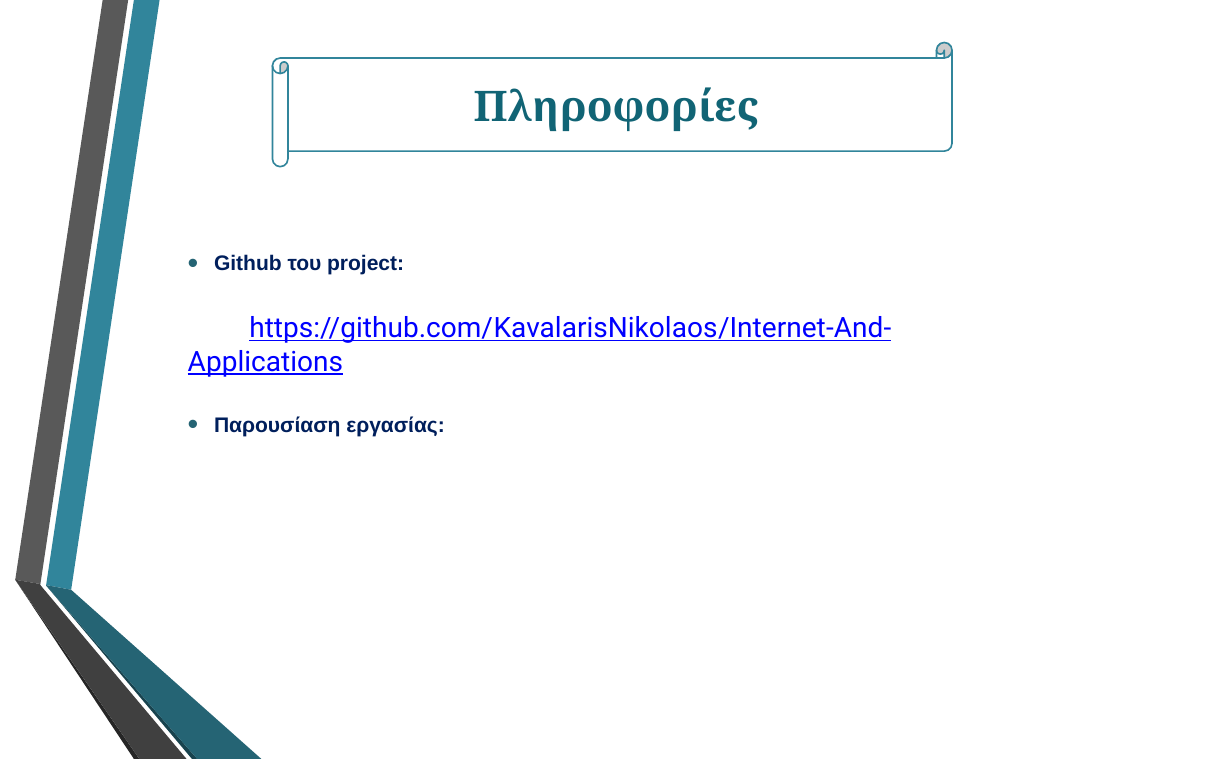
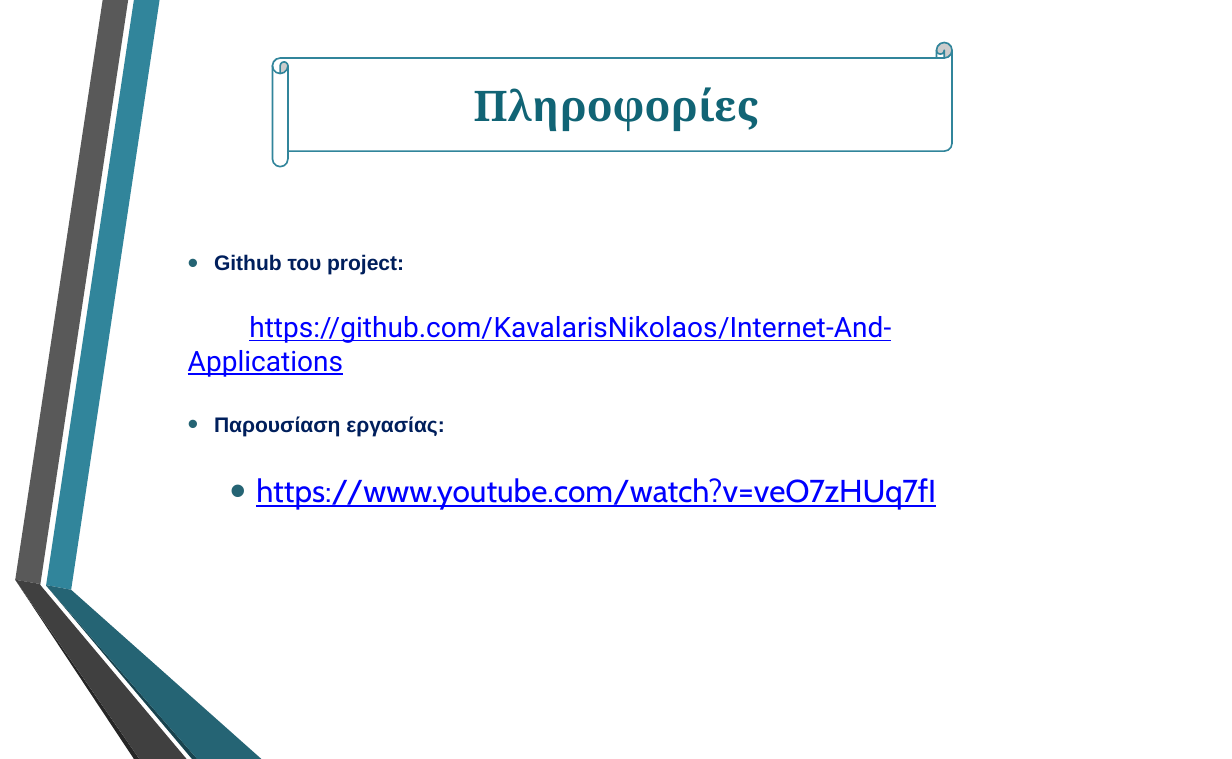
Before and after one commit to KavalarisNikolaos/Internet-And-Applications, a slide deck: slide 16 of Appathon-Ntua.pptx. Drawn at 1232x759 pixels with LibreOffice and Linux fonts; fonts in the diff are those of the drawing. Boxes give left, top, right and bottom in pixels: in the first picture for what was removed or moved away, otherwise in the second. Text is boxed around its words. In the diff, an @@ line names an element or a change of style, - is before the commit and + after.

```diff
--- a/Appathon-Ntua.pptx
+++ b/Appathon-Ntua.pptx
@@ text at (x1=256, y1=478, x2=936, y2=509): paragraph added @@
+  • https://www.youtube.com/watch?v=veO7zHUq7fI
```
Also in this commit, not shown: 1 other slide changed.
